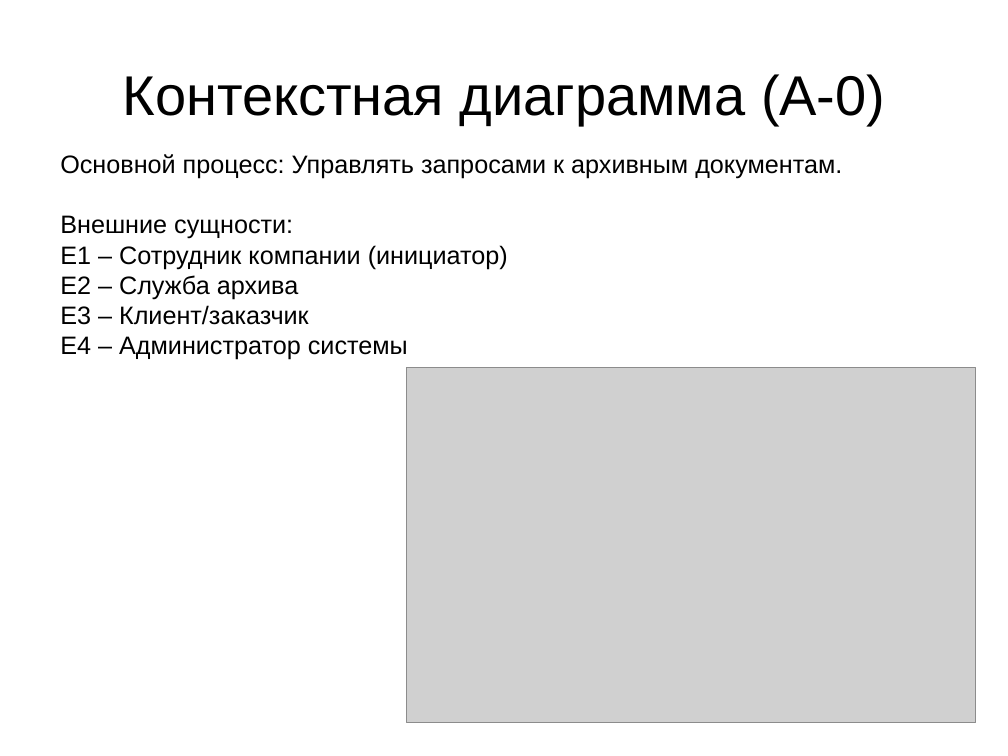
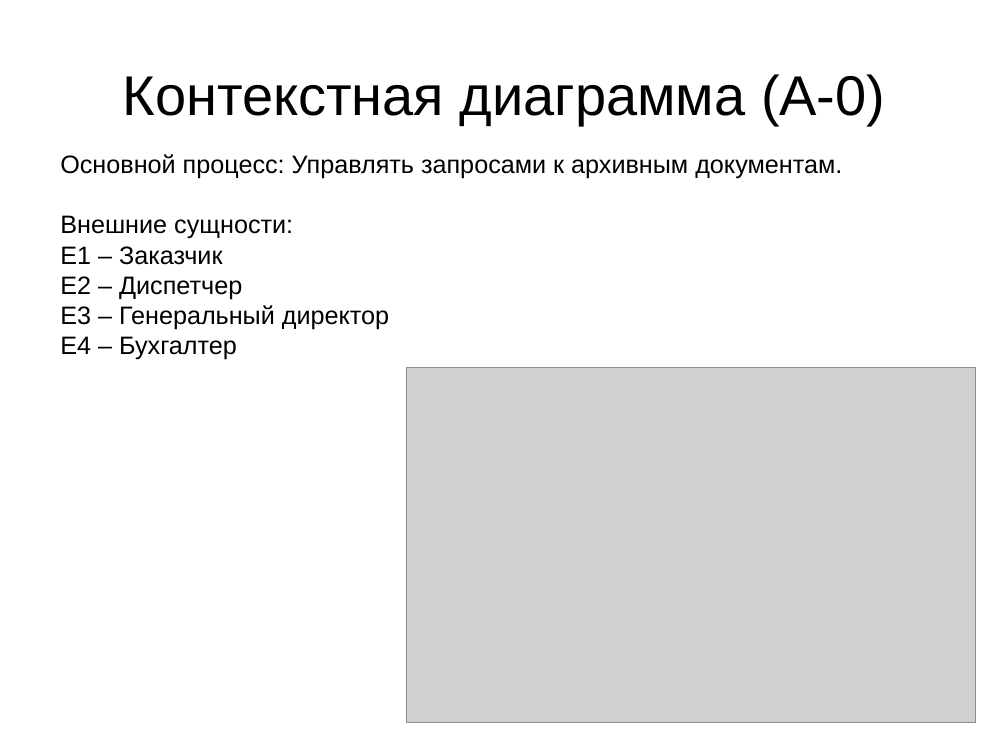
Before and after one commit to marinagovorova/DATABASES_PIn_09.03.03_2025-2026, a slide deck: slide 6 of students/K3241/Marchenko_Vadim/LR_1/Презентация_АИС_Архив_Кнопка_DFD.pptx. Drawn at 1008x756 pixels with LibreOffice and Linux fonts; fonts in the diff are those of the drawing; grey boxes stand for pictures. Boxes give left, top, right and bottom in pixels: in the first picture for what was removed or moved away, otherwise in the second. Text is boxed around its words. In the diff, an @@ line names an element or a change of style, - is before the commit and + after.

Commit message:
Изменил презентацию

```diff
--- a/students/K3241/Marchenko_Vadim/LR_1/Презентация_АИС_Архив_Кнопка_DFD.pptx
+++ b/students/K3241/Marchenko_Vadim/LR_1/Презентация_АИС_Архив_Кнопка_DFD.pptx
@@ text at bbox=[60, 246, 389, 360]: text changed @@
-E1 – Сотрудник компании (инициатор)
-E2 – Служба архива
-E3 – Клиент/заказчик
-E4 – Администратор системы
+E1 – Заказчик
+E2 – Диспетчер
+E3 – Генеральный директор
+E4 – Бухгалтер
```
